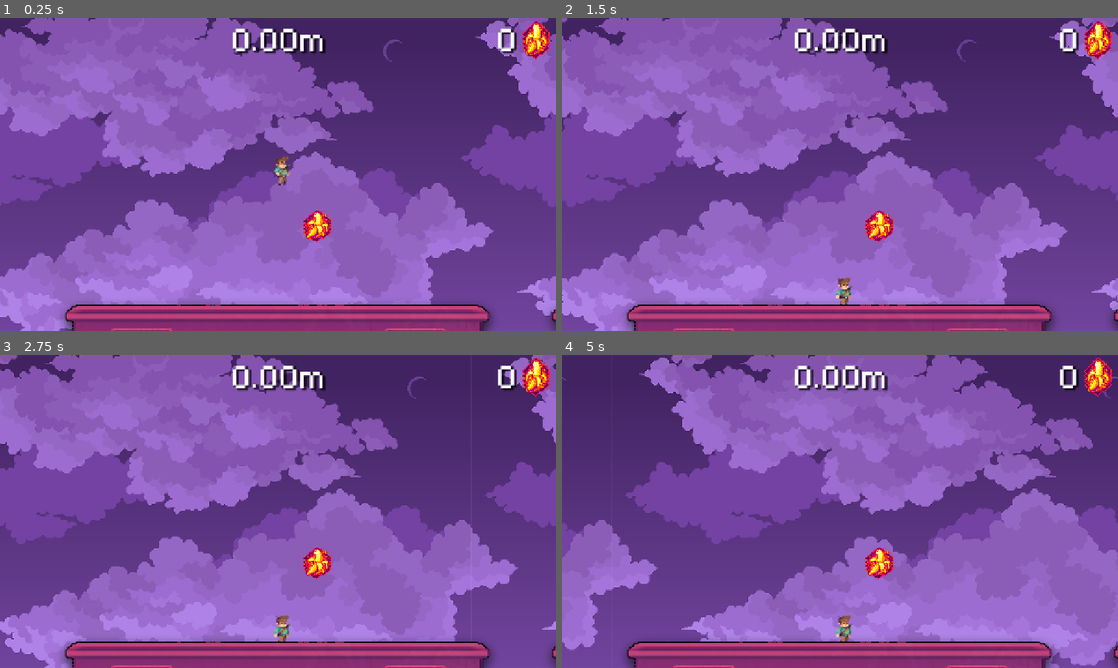
Above: before the commit, frames 1-4 (two rows, left to right).
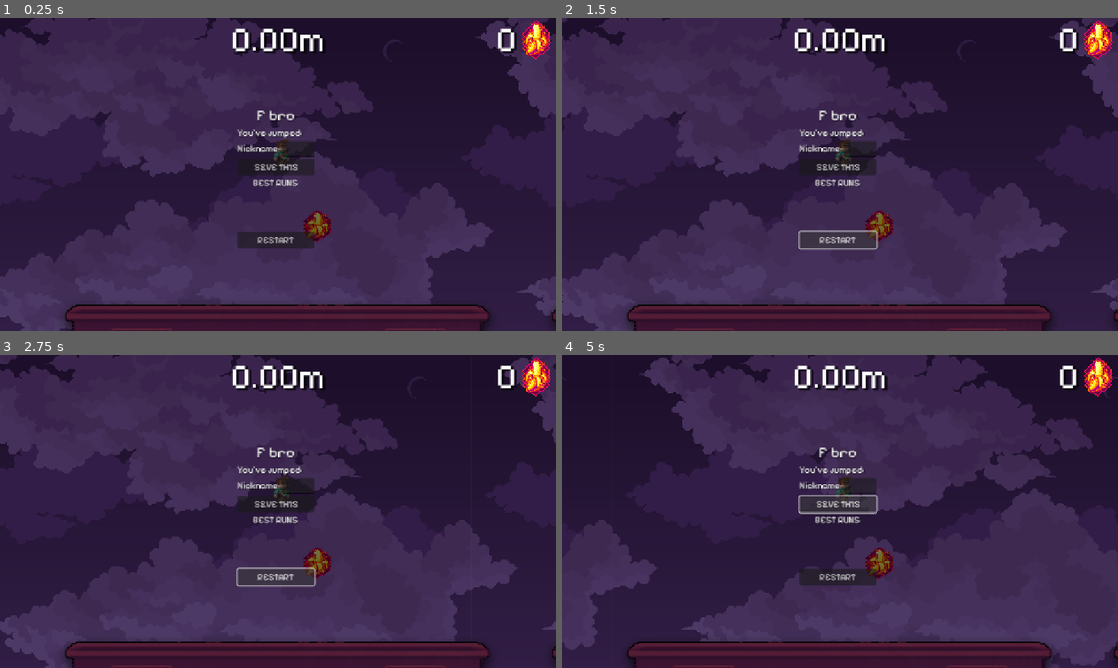
Above: after the commit, the same moments.

Repository: taiiach/BananaExpress
Game: Godot game, scene res://main.tscn
The game is run twice, just before and just after one commit, with the same random seed, the same clock (stepped at 60 frames per second) and the same inputs.
Inputs (mouse positions are in pixels of both pictures, inside the frame that each line leads up to):
- Up to frame 1 (0.25 s): no input
- Up to frame 2 (1.5 s): click (840, 240) at 0.5 s, where only the run after the commit has a clickable "RESTART"; click (840, 240) at 1.25 s, where only the run after the commit has a clickable "RESTART"
- Up to frame 3 (2.75 s): click (278, 577) at 2 s, where only the run after the commit has a clickable "RESTART"
- Up to frame 4 (5 s): click (840, 505) at 2.75 s, where only the run after the commit has a clickable "S&VE TH1S"; click (840, 505) at 3.5 s, where only the run after the commit has a clickable "S&VE TH1S"; click (840, 505) at 4.25 s, where only the run after the commit has a clickable "S&VE TH1S"

The runs differ from the first frame. In frame 1, 99% of the frame differs, in the area x 0-100%, y 0-100%; in frame 2, 99%; in frame 3, 99%; in frame 4, 99%.
Error after the commit: Parse Error: Used space character for indentation instead of tab as used before in the file. (res://ui.gd:69)

Commit message:
Add achievements UI label and sound hooks

Diff:
--- a/game_over.gd
+++ b/game_over.gd
@@ -32,26 +32,32 @@
 var current_skipped := 0
 
 func _ready():
-	visible = false
-	save_button.pressed.connect(_on_save_pressed)
-	restart_button.pressed.connect(_on_restart_pressed)
+        visible = false
+        save_button.pressed.connect(_on_save_pressed)
+        restart_button.pressed.connect(_on_restart_pressed)
 
-	# Build achievements UI
-	achievements_container = VBoxContainer.new()
-	$ColorRect.add_child(achievements_container)
-	achievements_container.anchor_left = 0
-	achievements_container.anchor_top = 0
-	achievements_container.position = Vector2(870, 250)
+        # Build achievements UI
+        achievements_container = VBoxContainer.new()
+        $ColorRect.add_child(achievements_container)
+        achievements_container.anchor_left = 0
+        achievements_container.anchor_top = 0
+        achievements_container.position = Vector2(870, 230)
 
-	for ach in ACHIEVEMENTS:
-		var btn := Button.new()
-		btn.text = ach["label"]
-		btn.disabled = true
-		achievements_container.add_child(btn)
-		achievement_buttons.append(btn)
+        # Label above the achievements
+        var ach_label := Label.new()
+        ach_label.text = "Achievements"
+        achievements_container.add_child(ach_label)
 
-		# Make the name input wider for easier typing
-		line_edit.custom_minimum_size = Vector2(250, 0)
+        for ach in ACHIEVEMENTS:
+                var btn := Button.new()
+                btn.text = ach["label"]
+                btn.disabled = true
+                btn.toggle_mode = true
+                achievements_container.add_child(btn)
+                achievement_buttons.append(btn)
+
+        # Make the name input wider for easier typing
+        line_edit.custom_minimum_size = Vector2(250, 0)
 
 func show_gameover(distance: float, wagons: int):
 	current_distance = distance
@@ -87,8 +93,9 @@
 			unlocked = Hra.banana_total >= ach.value
 			unlocked = unlocked or (i < Hra.achievements_completed.size() and Hra.achievements_completed[i])
 
-		var btn: Button = achievement_buttons[i]
-		btn.text = ("\u2713 " + ach.label) if unlocked else ach.label
+               var btn: Button = achievement_buttons[i]
+               btn.text = ach.label
+               btn.button_pressed = unlocked
 
 func _on_restart_pressed():
 	transition_anim.play("blesk")
--- a/main.tscn
+++ b/main.tscn
@@ -250,6 +250,8 @@
 [node name="JumpSound" type="AudioStreamPlayer" parent="Player"]
 stream = ExtResource("24_4k2k6")
 
+[node name="BananaSound" type="AudioStreamPlayer" parent="Player"]
+
 [node name="Train" type="Node2D" parent="."]
 script = ExtResource("20_getpj")
 wagon_scene = ExtResource("21_getpj")
@@ -382,6 +384,8 @@
 disabled = true
 text = "ACHIEVEMENT"
 
+[node name="AchievementSound" type="AudioStreamPlayer" parent="UI"]
+
 [node name="MobileUI" type="CanvasLayer" parent="."]
 
 [node name="JumpButton" type="TouchScreenButton" parent="MobileUI"]
--- a/player.gd
+++ b/player.gd
@@ -25,6 +25,7 @@
 
 @onready var charge_sound: AudioStreamPlayer = $ChargeSound
 @onready var jump_sound: AudioStreamPlayer = $JumpSound
+@onready var banana_collect_sound: AudioStreamPlayer = $BananaSound
 
 
 
@@ -122,13 +123,15 @@
 	parallax_active = true
 
 func die():
-	is_dead = true
-	gameover_node.show_gameover(distance_traveled, wagons_skipped)
+        is_dead = true
+        gameover_node.show_gameover(distance_traveled, wagons_skipped)
 
 func register_wagon(id: int):
-		if id != last_wagon_id:
-				wagons_skipped += 1
-				last_wagon_id = id
+        if id != last_wagon_id:
+                wagons_skipped += 1
+                last_wagon_id = id
 
 func collect_banana(amount: int = 1):
-		ui_node.add_banana(amount)
+        ui_node.add_banana(amount)
+        if banana_collect_sound:
+                banana_collect_sound.play()
--- a/ui.gd
+++ b/ui.gd
@@ -20,6 +20,7 @@
 @onready var score_label: Label = $ScoreLabel
 @onready var banana_label: Label = $BananaLabel
 @onready var achievement_popup: Button = $AchievementPopup
+@onready var achievement_sound: AudioStreamPlayer = $AchievementSound
 
 func _ready():
 	bananas = Hra.banana_total
@@ -66,10 +67,12 @@
 			Hra.mark_achievement(i)
 
 func _show_achievement(text: String):
-	achievement_popup.text = text
-	achievement_popup.show()
-	achievement_popup.modulate.a = 0.0
-	var tw = create_tween()
+        achievement_popup.text = text
+        achievement_popup.show()
+        if achievement_sound:
+                achievement_sound.play()
+        achievement_popup.modulate.a = 0.0
+        var tw = create_tween()
 	tw.tween_property(achievement_popup, "modulate:a", 1.0, 0.4)
 	tw.tween_interval(1.2)
 	tw.tween_property(achievement_popup, "modulate:a", 0.0, 0.4)
